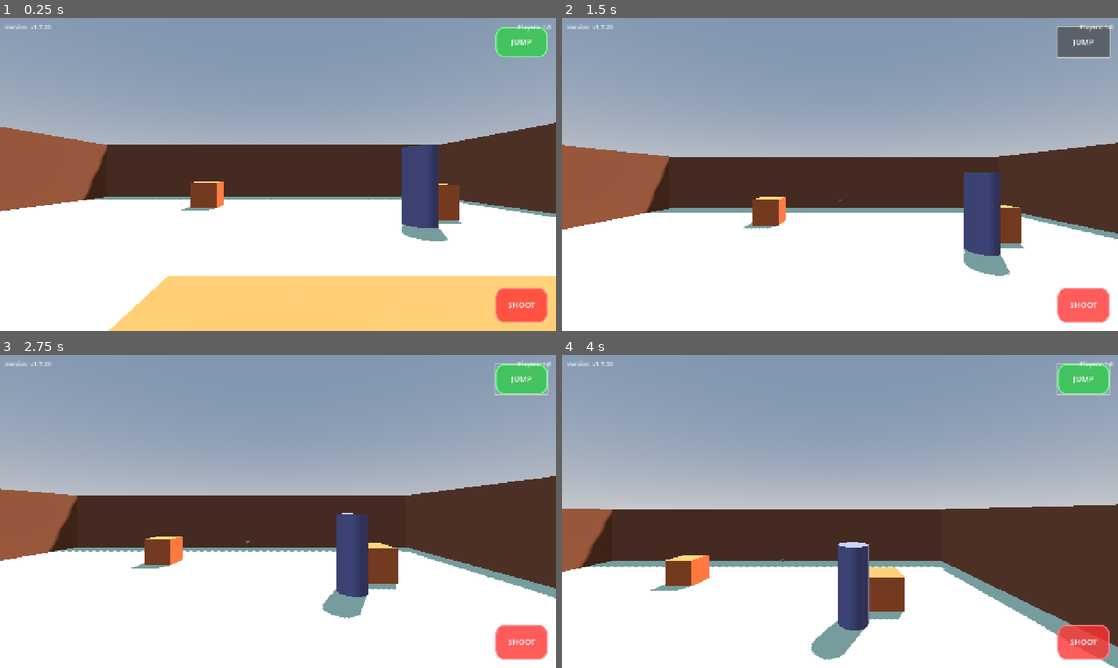
Above: before the commit, frames 1-4 (two rows, left to right).
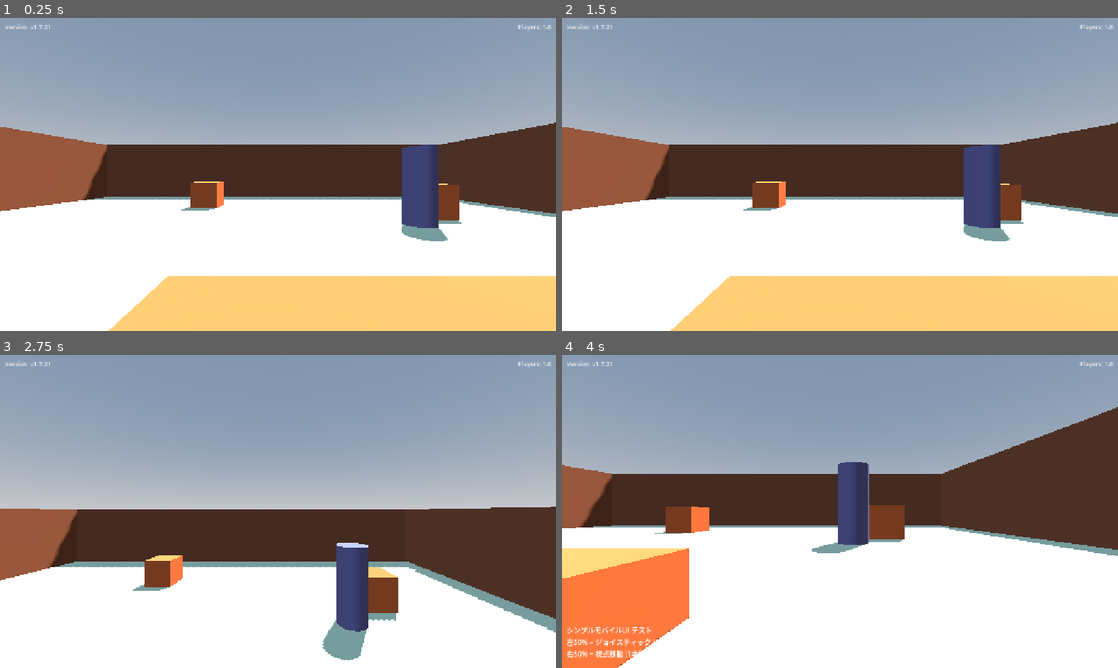
Above: after the commit, the same moments.

Repository: shikiuku/SimpleFPS
Game: Godot game, scene res://scenes/TestLevel.tscn
The game is run twice, just before and just after one commit, with the same random seed, the same clock (stepped at 60 frames per second) and the same inputs. This scene is started directly instead of the project's main scene.
Inputs (mouse positions are in pixels of both pictures, inside the frame that each line leads up to):
- Up to frame 1 (0.25 s): no input
- Up to frame 2 (1.5 s): click (1084, 305) at 0.5 s, where only the run before the commit has a clickable "SHOOT"; click (1084, 43) at 1.25 s, where only the run before the commit has a clickable "JUMP"
- Up to frame 3 (2.75 s): move the mouse to (400, 495) at 2.02 s; hold D (move_right) from 2.03 s (still down); tap Space (jump) at 2.1, 2.27, 2.57 s; click (400, 495) at 2.17 s
- Up to frame 4 (4 s): release D (move_right) at 2.75 s; drag from (728, 527) to (812, 574) at 2.77 s; move the mouse to (895, 442) at 3.52 s; hold D (move_right) from 3.53 s (still down); tap Space (jump) at 3.6 s

The runs differ from the first frame. In frame 1, 1.9% of the frame differs, in the area x 8-99%, y 2-98%; in frame 2, 26%; in frame 3, 18%; in frame 4, 44%, in the area x 0-100%, y 2-100%.

Commit message:
Web export v1.7.21 - シンプルモバイルUI実装完了
## 変更内容
- SimpleMobileUI.gd: 新しいシンプルなタッチ制御システム（50%/50%分割）
- TestSimpleMobileUI.tscn: ボタンなしのテストシーン作成
- SimpleFPSController.gd: TestSimpleMobileUI使用に変更
- ジョイスティックと視点移動のみ、ボタンなし設計
- シングルフィンガー視点制御を根本から再設計

## 修正した問題
- マルチタッチ時のカメラジャンプ問題
- 境界線付近でのタッチ誤判定
- ボタン領域とジョイスティック/視点領域の競合

🤖 Generated with [Claude Code](https://claude.ai/code)

Co-Authored-By: Claude <noreply@anthropic.com>

Diff:
--- a/project.godot
+++ b/project.godot
@@ -11,7 +11,7 @@
 [application]
 
 config/name="Simple FPS"
-config/version="1.7.19"
+config/version="1.7.21"
 config/tags=PackedStringArray("3d", "multiplayer", "fps")
 run/main_scene="res://scenes/MainMenu.tscn"
 config/features=PackedStringArray("4.4", "Forward Plus")
--- /dev/null
+++ b/scenes/SimpleMobileUI.tscn
@@ -0,0 +1,26 @@
+[gd_scene load_steps=2 format=3 uid="uid://cbexfgmqjqgd"]
+
+[ext_resource type="Script" path="res://scripts/SimpleMobileUI.gd" id="1"]
+
+[node name="SimpleMobileUI" type="Control"]
+layout_mode = 3
+anchors_preset = 15
+anchor_right = 1.0
+anchor_bottom = 1.0
+script = ExtResource("1")
+
+[node name="JoystickVisual" type="Control" parent="."]
+layout_mode = 0
+visible = false
+
+[node name="Base" type="ColorRect" parent="JoystickVisual"]
+layout_mode = 0
+offset_right = 120.0
+offset_bottom = 120.0
+color = Color(0.2, 0.2, 0.2, 0.5)
+
+[node name="Knob" type="ColorRect" parent="JoystickVisual"]
+layout_mode = 0
+offset_right = 60.0
+offset_bottom = 60.0
+color = Color(0.6, 0.6, 0.6, 0.8)
--- /dev/null
+++ b/scenes/TestSimpleMobileUI.tscn
@@ -0,0 +1,65 @@
+[gd_scene load_steps=4 format=3 uid="uid://test_simple_mobile"]
+
+[ext_resource type="Script" path="res://scripts/SimpleMobileUI.gd" id="1"]
+
+[sub_resource type="StyleBoxFlat" id="StyleBoxFlat_joystick_base"]
+bg_color = Color(0, 0, 0, 0.4)
+corner_radius_top_left = 50
+corner_radius_top_right = 50
+corner_radius_bottom_right = 50
+corner_radius_bottom_left = 50
+
+[sub_resource type="StyleBoxFlat" id="StyleBoxFlat_joystick_knob"]
+bg_color = Color(1, 1, 1, 0.6)
+corner_radius_top_left = 15
+corner_radius_top_right = 15
+corner_radius_bottom_right = 15
+corner_radius_bottom_left = 15
+
+[node name="TestSimpleMobileUI" type="CanvasLayer"]
+script = ExtResource("1")
+
+[node name="JoystickVisual" type="Control" parent="."]
+layout_mode = 3
+anchors_preset = 0
+visible = false
+
+[node name="JoystickBase" type="Panel" parent="JoystickVisual"]
+layout_mode = 0
+anchor_left = 0.5
+anchor_top = 0.5
+anchor_right = 0.5
+anchor_bottom = 0.5
+offset_left = -50.0
+offset_top = -50.0
+offset_right = 50.0
+offset_bottom = 50.0
+grow_horizontal = 2
+grow_vertical = 2
+theme_override_styles/panel = SubResource("StyleBoxFlat_joystick_base")
+
+[node name="JoystickKnob" type="Panel" parent="JoystickVisual/JoystickBase"]
+layout_mode = 0
+anchor_left = 0.5
+anchor_top = 0.5
+anchor_right = 0.5
+anchor_bottom = 0.5
+offset_left = -15.0
+offset_top = -15.0
+offset_right = 15.0
+offset_bottom = 15.0
+grow_horizontal = 2
+grow_vertical = 2
+theme_override_styles/panel = SubResource("StyleBoxFlat_joystick_knob")
+
+[node name="DebugLabel" type="Label" parent="."]
+anchors_preset = 2
+anchor_top = 1.0
+anchor_bottom = 1.0
+offset_left = 10.0
+offset_top = -100.0
+offset_right = 400.0
+offset_bottom = -10.0
+text = "シンプルモバイルUI テスト
+左50% = ジョイスティック (1本指のみ)
+右50% = 視点移動 (1本指のみ)"
--- a/scripts/GameUI.gd
+++ b/scripts/GameUI.gd
@@ -4,7 +4,7 @@
 @onready var player_count_label = $PlayerCountLabel
 
 # ゲームのバージョン
-const VERSION = "v1.7.20"
+const VERSION = "v1.7.21"
 
 func _ready():
 	# バージョンを表示
--- a/scripts/SimpleFPSController.gd
+++ b/scripts/SimpleFPSController.gd
@@ -72,23 +72,19 @@
 func setup_mobile_ui():
 	print("Setting up mobile UI (always enabled)...")
 
-	# モバイルUI を読み込み
-	var mobile_ui_scene = preload("res://scenes/MobileUI.tscn")
+	# シンプルモバイルUI を読み込み（ボタンなし版）
+	var mobile_ui_scene = preload("res://scenes/TestSimpleMobileUI.tscn")
 	mobile_ui = mobile_ui_scene.instantiate()
 	get_tree().current_scene.add_child(mobile_ui)
 
-	# シグナルを接続
+	# シグナルを接続（シンプルUI版 - ジョイスティックと視点のみ）
 	mobile_ui.move_input.connect(_on_mobile_move_input)
-	mobile_ui.look_input.connect(_on_mobile_look_input)  # 視点操作機能を再実装
-	mobile_ui.shoot_pressed.connect(_on_mobile_shoot)
-	mobile_ui.jump_pressed.connect(_on_mobile_jump)
-
-	print("Mobile UI setup complete!")
-	print("Mobile UI signals connected:")
+	mobile_ui.view_input.connect(_on_mobile_view_input)
+
+	print("Simple Mobile UI setup complete!")
+	print("Simple Mobile UI signals connected:")
 	print("  - move_input: ", mobile_ui.move_input.is_connected(_on_mobile_move_input))
-	print("  - look_input: ", mobile_ui.look_input.is_connected(_on_mobile_look_input))  # 視点操作機能を再実装
-	print("  - shoot_pressed: ", mobile_ui.shoot_pressed.is_connected(_on_mobile_shoot))
-	print("  - jump_pressed: ", mobile_ui.jump_pressed.is_connected(_on_mobile_jump))
+	print("  - view_input: ", mobile_ui.view_input.is_connected(_on_mobile_view_input))
 
 func setup_game_ui():
 	# GameUIを読み込み（全プレイヤーで共有、1回だけ作成）
@@ -102,7 +98,25 @@
 	mobile_movement = direction
 	print("Mobile move input: ", direction)
 
-# 視点操作機能を再実装（絶対値管理版）
+# シンプルUI用の視点操作処理
+func _on_mobile_view_input(delta: Vector2):
+	if is_multiplayer_authority():
+		print("Mobile view input: ", delta)
+
+		# 絶対値で回転を管理（飛ばされる問題を根本解決）
+		current_y_rotation -= delta.x * 0.002  # 感度調整
+		current_x_rotation -= delta.y * 0.002
+
+		# 垂直回転は-90度から90度に制限
+		current_x_rotation = clamp(current_x_rotation, deg_to_rad(-90), deg_to_rad(90))
+
+		# 実際の回転を適用
+		rotation.y = current_y_rotation
+		camera.rotation.x = current_x_rotation
+
+		print("Camera rotation set - Y: ", current_y_rotation, " X: ", current_x_rotation)
+
+# 旧版視点操作機能（後方互換性のため残す）
 func _on_mobile_look_input(delta: Vector2):
 	if is_multiplayer_authority():
 		print("Mobile look input: ", delta)
--- /dev/null
+++ b/scripts/SimpleMobileUI.gd
@@ -0,0 +1,164 @@
+extends CanvasLayer
+
+# **シンプルモバイルUI v1.0.0 - ジョイスティックと視点移動のみ**
+
+signal move_input(input: Vector2)
+signal view_input(relative: Vector2)
+
+# ジョイスティック関連
+@onready var joystick_visual = $JoystickVisual
+@onready var joystick_base = $JoystickVisual/JoystickBase
+@onready var joystick_knob = $JoystickVisual/JoystickBase/JoystickKnob
+
+# タッチ管理
+var active_touches = {}  # touch_id -> touch_data
+
+# 定数
+const JOYSTICK_MAX_DISTANCE = 60.0
+
+func _ready():
+	print("Simple Mobile UI - ジョイスティックと視点移動のみ")
+
+	# ジョイスティック非表示
+	if joystick_visual:
+		joystick_visual.visible = false
+
+	print("Simple Mobile UI ready!")
+
+# **シンプルなタッチ処理**
+func _input(event):
+	if not (event is InputEventScreenTouch or event is InputEventScreenDrag):
+		return
+
+	var screen_size = get_viewport().get_visible_rect().size
+	var touch_pos = event.position
+	var touch_id = event.index
+
+	# **シンプルな画面分割: 左50% = ジョイスティック、右50% = 視点**
+	var is_left_side = touch_pos.x < screen_size.x * 0.5
+
+	print("TOUCH: ID=", touch_id, " Pos=", touch_pos, " Side=", "LEFT" if is_left_side else "RIGHT")
+
+	# タッチ開始
+	if event is InputEventScreenTouch and event.pressed:
+		_handle_touch_start(touch_id, touch_pos, is_left_side)
+
+	# タッチ終了
+	elif event is InputEventScreenTouch and not event.pressed:
+		_handle_touch_end(touch_id)
+
+	# ドラッグ
+	elif event is InputEventScreenDrag:
+		_handle_touch_drag(touch_id, touch_pos, event.relative)
+
+func _handle_touch_start(touch_id: int, pos: Vector2, is_left_side: bool):
+	if is_left_side:
+		# **左側 = ジョイスティック（1本のみ）**
+		if _has_joystick_touch():
+			print("JOYSTICK REJECTED: Already active")
+			return
+
+		active_touches[touch_id] = {
+			"type": "joystick",
+			"center": pos
+		}
+		_show_joystick_at(pos)
+		print("JOYSTICK START: ID=", touch_id)
+
+	else:
+		# **右側 = 視点（1本のみ）**
+		if _has_view_touch():
+			print("VIEW REJECTED: Already active")
+			return
+
+		active_touches[touch_id] = {
+			"type": "view",
+			"last_pos": pos
+		}
+		print("VIEW START: ID=", touch_id, " (SINGLE FINGER ONLY)")
+
+func _handle_touch_end(touch_id: int):
+	if touch_id not in active_touches:
+		print("END IGNORED: Unknown ID=", touch_id)
+		return
+
+	var touch_data = active_touches[touch_id]
+
+	if touch_data.type == "joystick":
+		_hide_joystick()
+		move_input.emit(Vector2.ZERO)
+		print("JOYSTICK END: ID=", touch_id)
+
+	elif touch_data.type == "view":
+		print("VIEW END: ID=", touch_id)
+
+	active_touches.erase(touch_id)
+
+func _handle_touch_drag(touch_id: int, pos: Vector2, relative: Vector2):
+	if touch_id not in active_touches:
+		print("DRAG IGNORED: Unknown ID=", touch_id)
+		return
+
+	var touch_data = active_touches[touch_id]
+
+	if touch_data.type == "joystick":
+		_handle_joystick_drag(pos, touch_data.center)
+
+	elif touch_data.type == "view":
+		_handle_view_drag(relative)
+
+# **ジョイスティック処理**
+func _show_joystick_at(pos: Vector2):
+	if not joystick_visual or not joystick_base:
+		return
+
+	joystick_visual.visible = true
+	# Panelノードの場合は position を使用
+	joystick_base.position = pos - joystick_base.size / 2
+
+func _hide_joystick():
+	if joystick_visual:
+		joystick_visual.visible = false
+
+func _handle_joystick_drag(current_pos: Vector2, center: Vector2):
+	var offset = current_pos - center
+	var distance = offset.length()
+
+	if distance > JOYSTICK_MAX_DISTANCE:
+		offset = offset.normalized() * JOYSTICK_MAX_DISTANCE
+
+	# ノブ位置更新
+	if joystick_knob:
+		joystick_knob.global_position = center + offset - joystick_knob.size / 2
+
+	# 移動入力送信
+	var input_vector = offset / JOYSTICK_MAX_DISTANCE
+	move_input.emit(input_vector)
+	print("JOYSTICK: ", input_vector)
+
+# **視点処理**
+func _handle_view_drag(relative: Vector2):
+	var view_input_vector = relative * 0.5  # 感度調整
+	view_input.emit(view_input_vector)
+	print("VIEW: ", view_input_vector)
+
+# **ヘルパー関数**
+func _has_joystick_touch() -> bool:
+	for touch_id in active_touches:
+		if active_touches[touch_id].type == "joystick":
+			return true
+	return false
+
+func _has_view_touch() -> bool:
+	for touch_id in active_touches:
+		if active_touches[touch_id].type == "view":
+			return true
+	return false
+
+# **緊急リセット**
+func _notification(what):
+	if what == NOTIFICATION_APPLICATION_FOCUS_OUT:
+		print("=== EMERGENCY RESET ===")
+		active_touches.clear()
+		_hide_joystick()
+		move_input.emit(Vector2.ZERO)
Not shown, added: scripts/SimpleMobileUI.gd.uid
Not shown, changed: web-build/index.html
Not shown, changed: web-build/index.pck
